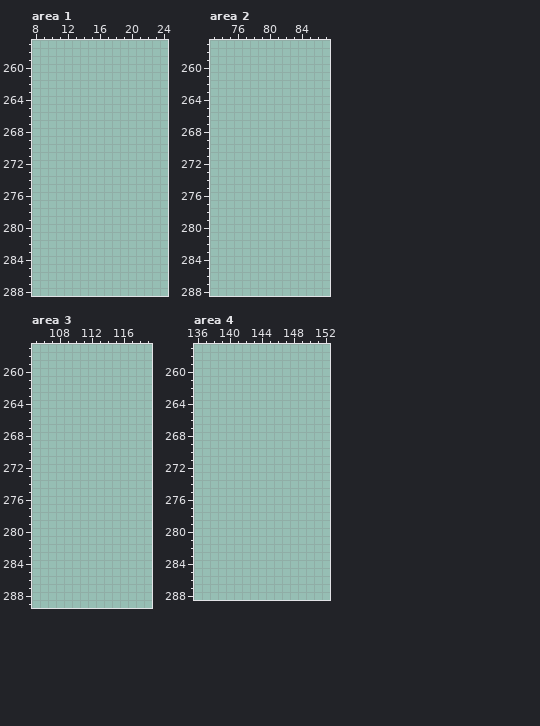
Edited in one commit: pixel-art file (src/concept/sprite/amadixnew.aseprite). Above, as it was before the edit.
512x512 pixels, 1 frame. Colours within 5 levels of each other are drawn and written as one. Shown: area 1: x 8..24, y 257..288; area 2: x 73..87, y 257..288; area 3: x 105..119, y 257..289; area 4: x 136..152, y 257..288. The commit also changed other parts of the picture, which this record leaves out.
Palette (. is transparent): 
The same view after the edit:
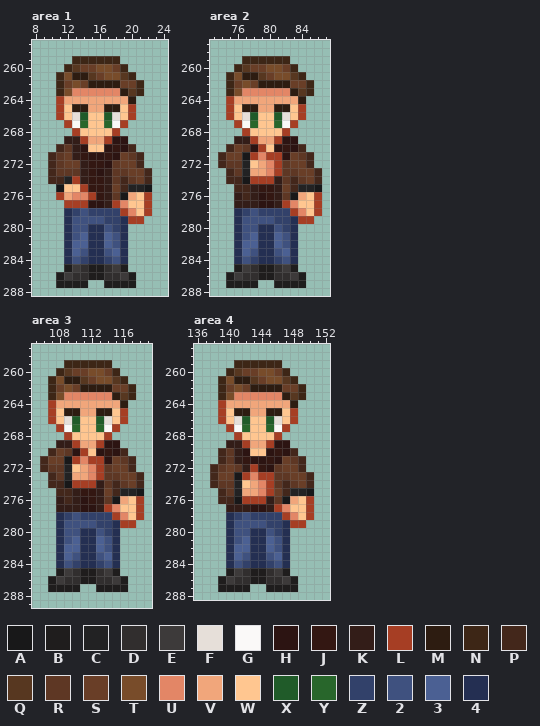
Colours new in this view: A #181819  B #1f1d1d  C #222223  D #312e2e  E #3d3a3a  F #e6dfd9  G #faf9f8  H #2c1412  J #331712  K #331d18  L #a63e24  M #2d1c11  N #3d2616  P #43271b  Q #573720  R #5e3724  S #693e27  T #784c2a  U #e38666  V #f1a67b  W #ffc690  X #205b29  Y #28662b  Z #32416a  2 #3f517f  3 #4b6093  4 #242f52
Change:
layer "boots" added
layer "torso" added
layer "legs" added
layer "head" added
layer "hands" added
Changed rows in their new state; - is an unchanged pixel.
Area 1:
first column x 10:
259 ---NNNNNN----
260 --NQSSTTSN---
261 -NTMMQSTTQN--
262 -NSTSMMMMSSN-
263 -NTUUUUUUMQN-
264 -LVVVVVVVVM--
265 -LWMMVVMMWL--
266 -LWFXWWXFWL--
267 --LGYWWYGL---
268 ---LWWWWL----
269 --KKLVVLHH---
270 -PRKHWWHJHP--
271 PRSKJHHJHSRP-
272 PRSSKJJHRSSP-
273 PRRRKJHKRRSSP
274 PPCLKJJKRPRSP
275 -AWWLJJKSPCCA
276 -LVUULJKRAVWL
277 --LLLHHKLUWWL
278 --4Z2ZZZZLUWL
279 --42222ZZ4LL-
280 --422442Z4---
281 --42344324---
282 --43344324---
283 --43244234---
284 --42Z44Z24---
285 --BEDBBDEB---
286 -BEDDBBDDEB--
287 -BBBB--BBBB--
Area 2:
first column x 74:
259 ---NNNNNN----
260 --NQSSTTSN---
261 -NTMMQSTTQN--
262 -NSTSMMMMSSN-
263 -NTUUUUUUMQN-
264 -LVVVVVVVVM--
265 -LWMMVVMMWL--
266 -LWFXWWXFWL--
267 --LGYWWYGL---
268 ---LWWWWL----
269 --KKLVVLHH---
270 -PSRHLWHJHP--
271 PSSALULLHSRP-
272 PRRCWVULRSSP-
273 -PRCVVULRRSSP
274 -PPALLLKRPRSP
275 --PPKJJKSPCCA
276 --KPKHJKRAVWL
277 --KKKHHKLUWWL
278 --4Z2ZZZZLUWL
279 --42222ZZ4LL-
280 --422442Z4---
281 --42344324---
282 --43344324---
283 --43244234---
284 --42Z44Z24---
285 --BEDBBDEB---
286 -BEDDBBDDEB--
287 -BBBB--BBBB--
Area 3:
first column x 106:
259 ---NNNNNN----
260 --NQSSTTSN---
261 -NTMMQSTTQN--
262 -NSTSMMMMSSN-
263 -NTUUUUUUMQN-
264 -LVVVVVVVVM--
265 -LWMMVVMMWL--
266 -LWFXWWXFWL--
267 --LGYWWYGL---
268 ---LWWWWL----
269 --KKLVVLHH---
270 -PSRHLWHJHP--
271 PSSALULLHSRP-
272 PRRCWVULRSSP-
273 -PRCVVULRRSSP
274 -PPALLLKRPRSP
275 --PPKJJKSPCCA
276 --KPKHJKRAVWL
277 --KKKHHKLUWWL
278 --4Z2ZZZZLUWL
279 --42222ZZ4LL-
280 --422442Z4---
281 --42344324---
282 --43344324---
283 --43244234---
284 --42Z44Z24---
285 --BEDBBDEB---
286 -BEDDBBDDEB--
287 -BBBB--BBBB--
Area 4:
first column x 138:
259 ---NNNNNN----
260 --NQSSTTSN---
261 -NTMMQSTTQN--
262 -NSTSMMMMSSN-
263 -NTUUUUUUMQN-
264 -LVVVVVVVVM--
265 -LWMMVVMMWL--
266 -LWFXWWXFWL--
267 --LGYWWYGL---
268 ---LWWWWL----
269 --KKLVVLHH---
270 -PRKHWWHJHP--
271 -PRKJHHJHSRP-
272 PRSRKLJHRSSP-
273 PSSALULLRRSSP
274 PRRCWVULRPRSP
275 -PRCVVULSPCCA
276 -PPALLLKRAVWL
277 --KKKHHKLUWWL
278 --4Z2ZZZZLUWL
279 --42222ZZ4LL-
280 --422442Z4---
281 --42344324---
282 --43344324---
283 --43244234---
284 --42Z44Z24---
285 --BEDBBDEB---
286 -BEDDBBDDEB--
287 -BBBB--BBBB--
